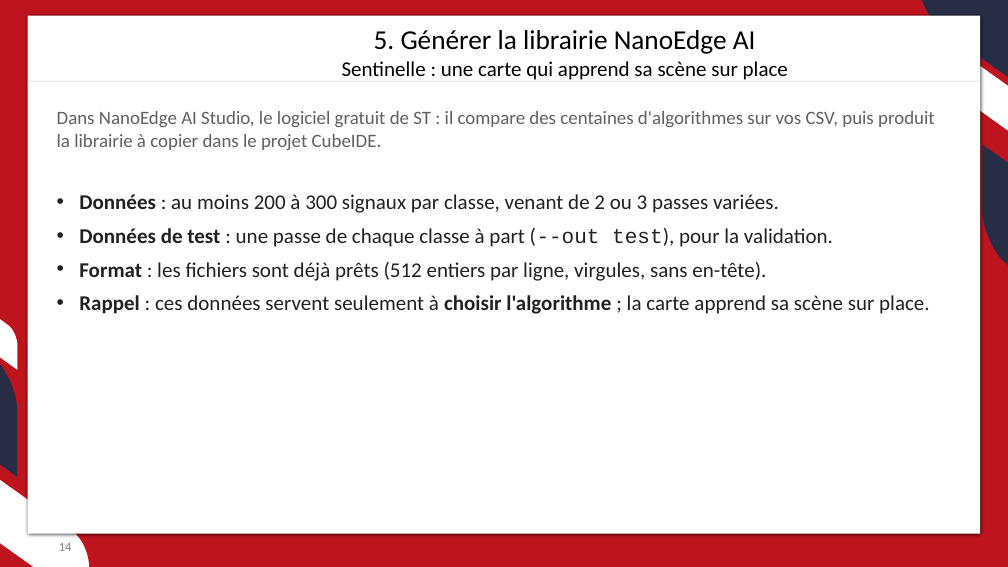
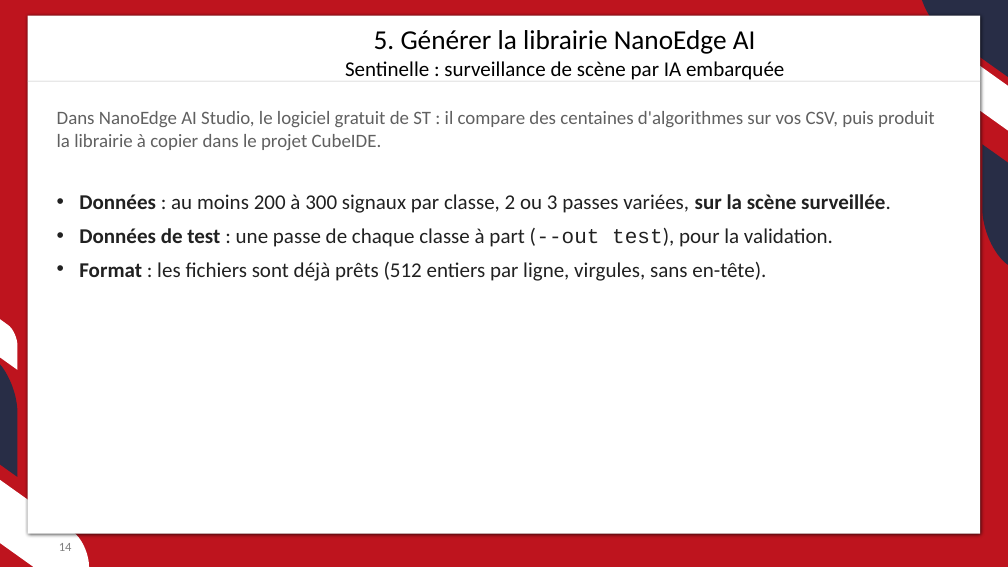
Before and after one commit to JC-Toussaint/ST_Phelma_Hackathon, a slide deck: slide 14 of sentinelle/sentinelle.pptx. Drawn at 1008x567 pixels with LibreOffice and Linux fonts; fonts in the diff are those of the drawing; background and template pictures are left out. Boxes give left, top, right and bottom in pixels: in the first picture for what was removed or moved away, otherwise in the second. Text is boxed around its words. In the diff, an @@ line names an element or a change of style, - is before the commit and + after.

```diff
--- a/sentinelle/sentinelle.pptx
+++ b/sentinelle/sentinelle.pptx
@@ text at [345,61,784,80]: text changed @@
-Sentinelle : une carte qui apprend sa scène sur place
+Sentinelle : surveillance de scène par IA embarquée
@@ text at [79,194,891,213]: text changed @@
-• Données : au moins 200 à 300 signaux par classe, venant de 2 ou 3 passes variées.
+• Données : au moins 200 à 300 signaux par classe, 2 ou 3 passes variées, sur la scène surveillée.
@@ text at [79,295,930,314]: paragraph removed @@
-• Rappel : ces données servent seulement à choisir l'algorithme ; la carte apprend sa scène sur place.
```
Also in this commit, not shown: 20 other slides changed, 1 slide added, 1 slide removed, 8 other files.
